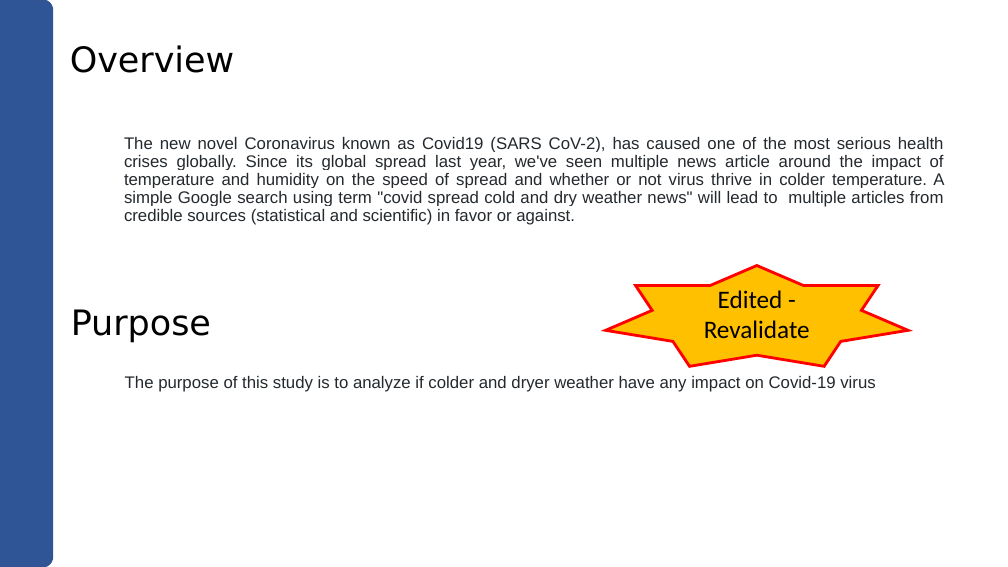
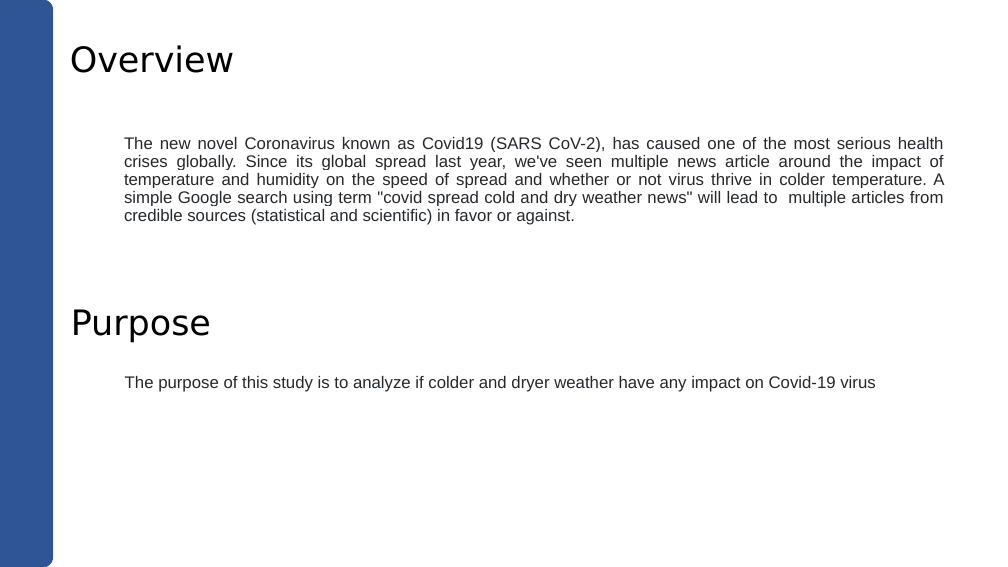
Before and after one commit to archinarula/Group-5-Project, a slide deck: slide 2 of Kushal_Work/Group_5-Presentation-V1_2.pptx. Drawn at 1008x567 pixels with LibreOffice and Linux fonts; fonts in the diff are those of the drawing. Boxes give left, top, right and bottom in pixels: in the first picture for what was removed or moved away, otherwise in the second. Text is boxed around its words. In the diff, an @@ line names an element or a change of style, - is before the commit and + after.

```diff
--- a/Kushal_Work/Group_5-Presentation-V1_2.pptx
+++ b/Kushal_Work/Group_5-Presentation-V1_2.pptx
@@ star removed at box(606, 265, 908, 366) @@
-Edited - Revalidate
```
Also in this commit, not shown: 18 other slides changed.
